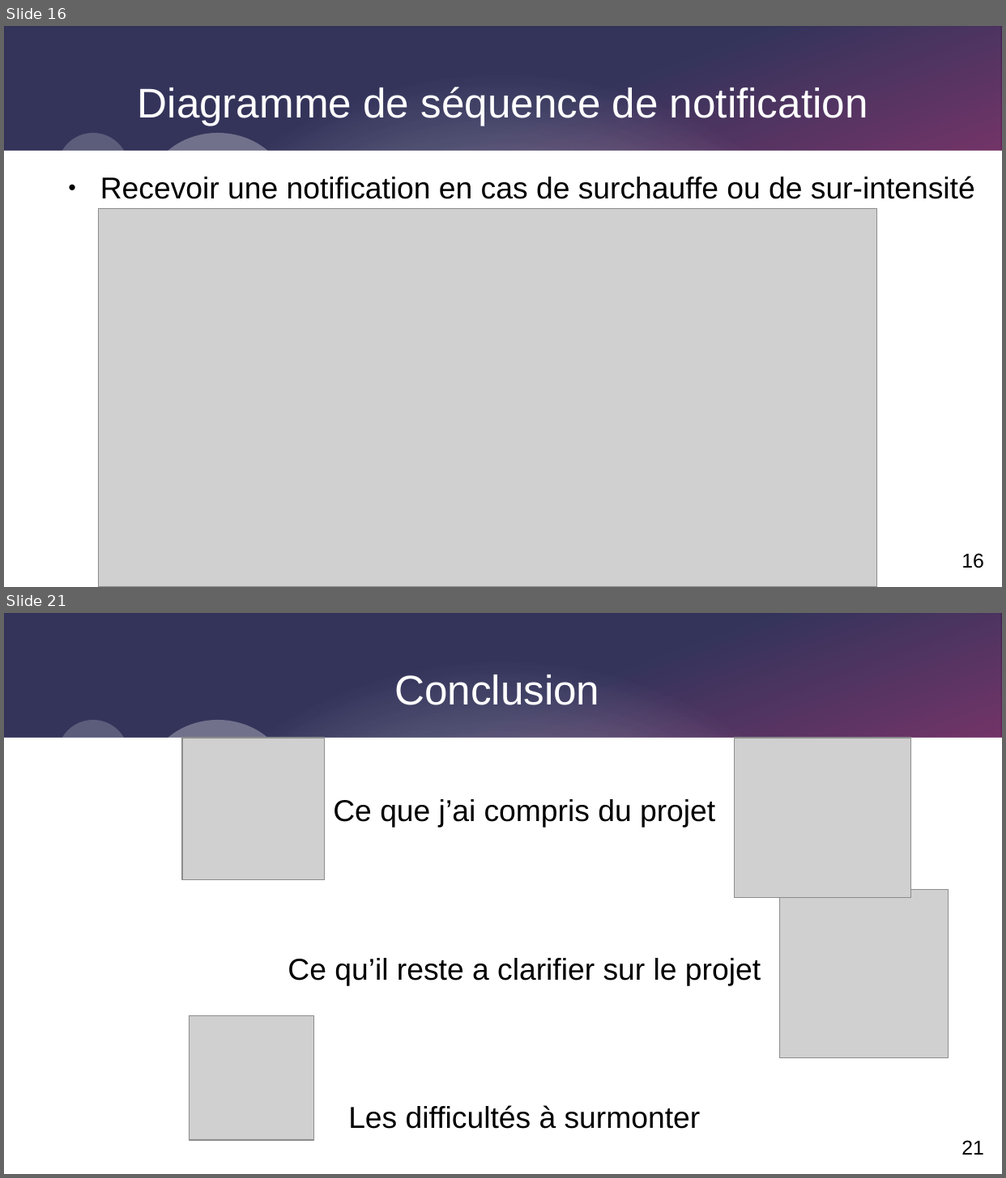
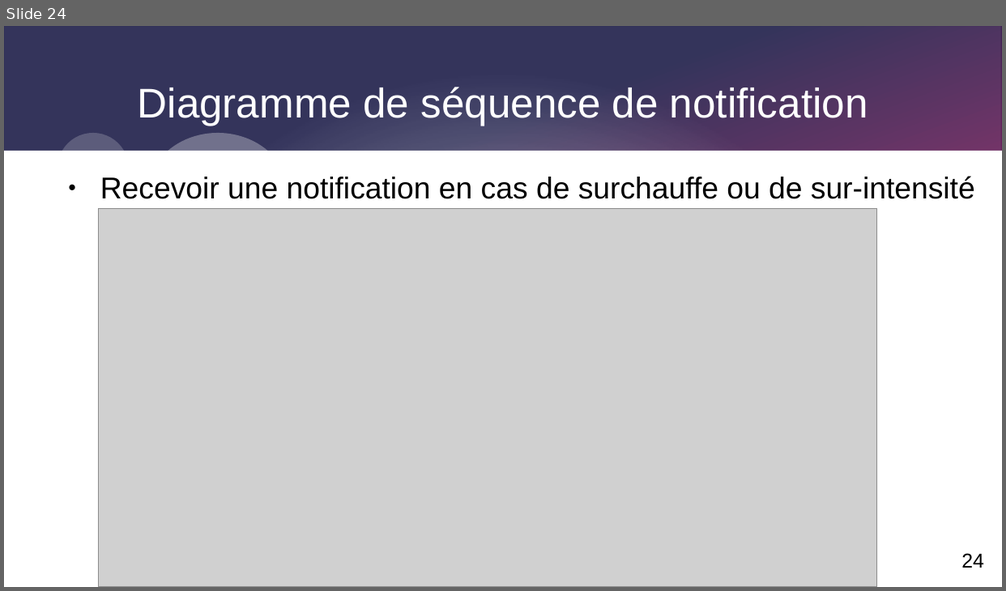
Before and after one commit to Corentinh2/PROJET_GESTIONNAIRE_DE_CHARGE, a slide deck: revue3/diapo_revue_3.odp. Shown one above the other, each under a label of ours: slides 16 and 21 before the commit, slide 24 after it; the slides between them are not shown. The pictures are 1006x1178 and 1006x591 pixels, drawn with LibreOffice and Linux fonts; fonts in the diff are those of the drawing; grey boxes stand for pictures. Boxes give left, top, right and bottom in pixels: in the first picture for what was removed or moved away, otherwise in the second. Text is boxed around its words. In the diff, an @@ line names an element or a change of style, - is before the commit and + after.

```diff
--- a/revue3/diapo_revue_3.odp
+++ b/revue3/diapo_revue_3.odp
@@ slide 21 removed at <box>4,613,1002,1174</box>, background #FFFFFF; not listed: 5 template elements that a slide beside it also shows @@
@@ title removed at <box>394,675,599,705</box> @@
-Conclusion
@@ picture removed at <box>182,738,325,880</box> @@
@@ picture removed at <box>735,738,911,898</box> @@
@@ text removed at <box>288,799,761,1129</box> @@
-Ce que j’ai compris du projet
-Ce qu’il reste a clarifier sur le projet
-Les difficultés à surmonter
@@ picture removed at <box>780,889,949,1059</box> @@
@@ picture removed at <box>189,1016,314,1141</box> @@
@@ page number removed at <box>961,1140,984,1155</box> @@
-21
@@ what was slide 16 is now slide 24 @@
@@ page number at <box>961,553,984,568</box>: text changed @@
-16
+24
```
Also in this commit, not shown: 9 slides changed, 15 slides added, 7 other slides removed, 4 other files.
